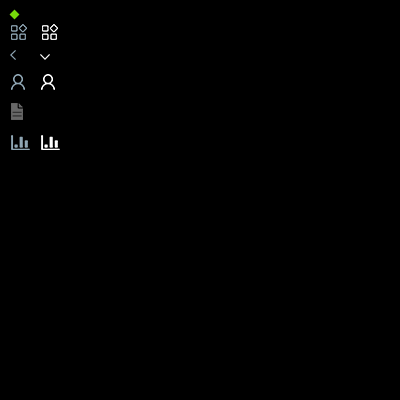
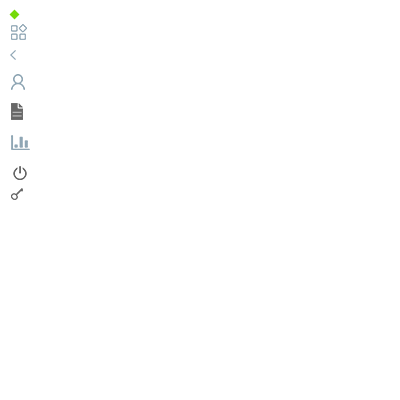
The second 400 × 400 image is a revision of the first. Changes to its layers:
added layer "密码" above "注销" over [11, 188, 23, 200]
added layer "注销" above "图层 1" over [13, 166, 27, 180]
